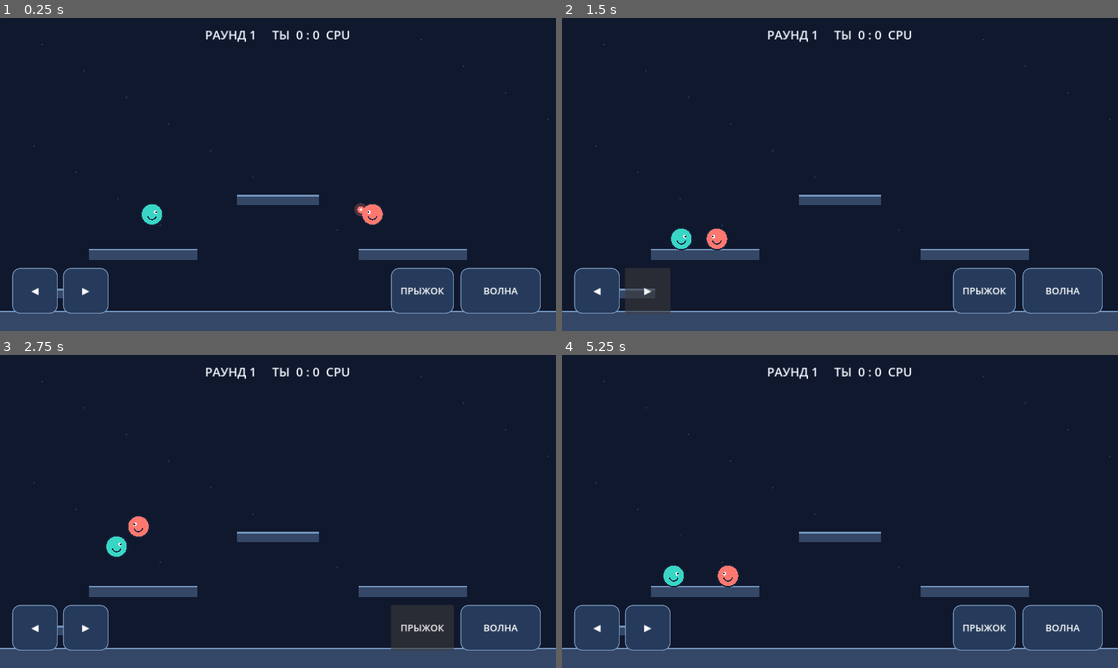
Above: before the commit, frames 1-4 (two rows, left to right).
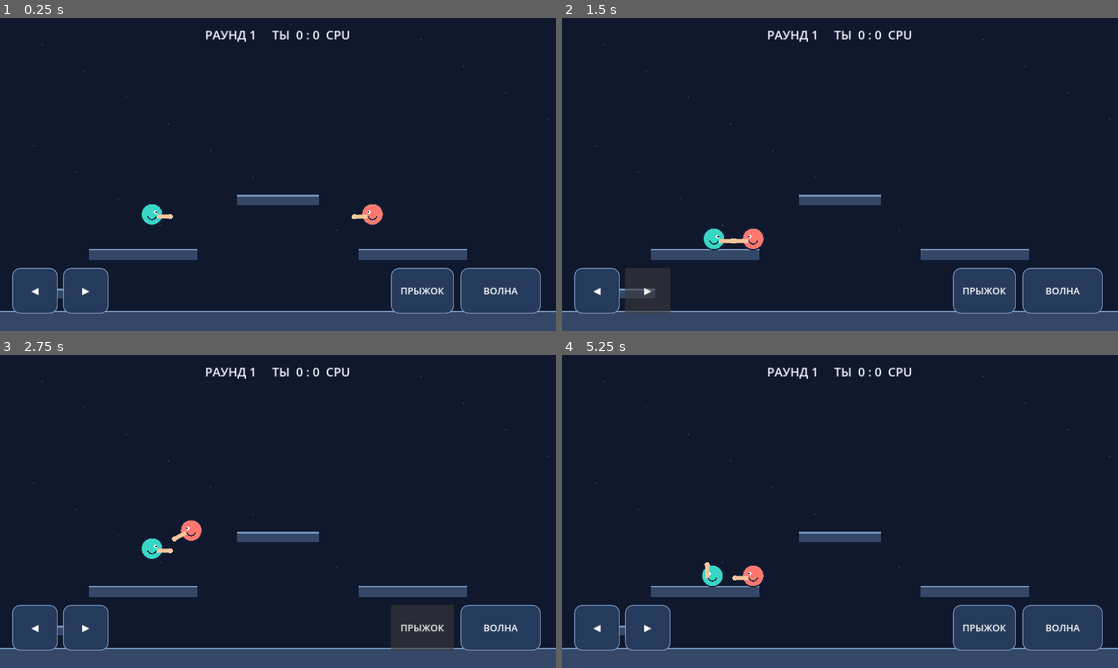
Above: after the commit, the same moments.

Repository: loslam-del/Kiwi-rounds
Game: Godot game, scene res://scenes/main.tscn
The game is run twice, just before and just after one commit, with the same random seed, the same clock (stepped at 60 frames per second) and the same inputs.
Inputs (mouse positions are in pixels of both pictures, inside the frame that each line leads up to):
- Up to frame 1 (0.25 s): no input
- Up to frame 2 (1.5 s): click "◀" at 0.5 s; click "▶" at 1.25 s
- Up to frame 3 (2.75 s): click "ПРЫЖОК" at 2 s
- Up to frame 4 (5.25 s): click "ВОЛНА" at 2.75 s; move the mouse to (962, 495) at 3.52 s; hold D 3.53-4.25 s; hold J 3.53-4.25 s; click (962, 495) at 3.67 s; tap Space at 3.77, 4.07 s; tap L at 3.8 s; drag from (728, 527) to (812, 574) at 4.27 s; move the mouse to (895, 442) at 5.02 s; hold A from 5.03 s (still down); hold I from 5.03 s (still down)

The runs differ from the first frame. In frame 1, 0.1% of the frame differs, in the area x 28-67%, y 59-65%; in frame 2, 0.6%; in frame 3, 0.8%, in the area x 19-37%, y 51-66%; in frame 4, 0.7%.

Commit message:
Add 2D aiming and directional energy pulses

Diff:
--- a/scripts/player.gd
+++ b/scripts/player.gd
@@ -1,7 +1,7 @@
 extends CharacterBody2D
 class_name ArenaPlayer
 
-signal pulse_requested(origin: Vector2, direction: float, force: float, tint: Color)
+signal pulse_requested(origin: Vector2, direction: Vector2, force: float, tint: Color)
 
 @export var is_bot := false
 @export var body_color := Color("#39d6c5")
@@ -13,10 +13,7 @@
 var move_input := 0.0
 var jump_held := false
 var fire_held := false
-var touch_left := false
-var touch_right := false
-var touch_jump := false
-var touch_fire := false
+var aim_input := Vector2.RIGHT
 var target: Node2D
 var move_speed := BASE_SPEED
 var jump_speed := JUMP_SPEED
@@ -25,6 +22,7 @@
 var pulse_interval := 0.78
 var bot_think := 0.0
 var facing := 1.0
+var arm_angle := 0.0
 
 func _ready() -> void:
     collision_layer = 1
@@ -35,17 +33,20 @@
     shape.shape = circle
     add_child(shape)
 
-func set_left(value: bool) -> void:
-    touch_left = value
+func set_move(value: Vector2) -> void:
+    move_input = clampf(value.x, -1.0, 1.0)
 
-func set_right(value: bool) -> void:
-    touch_right = value
+func set_aim(value: Vector2) -> void:
+    if value.length() > 0.16:
+        aim_input = value.normalized()
+        facing = signf(aim_input.x) if absf(aim_input.x) > 0.12 else facing
+        arm_angle = aim_input.angle()
 
 func set_jump(value: bool) -> void:
-    touch_jump = value
+    jump_held = value
 
 func set_fire(value: bool) -> void:
-    touch_fire = value
+    fire_held = value
 
 func _physics_process(delta: float) -> void:
     pulse_cooldown = maxf(0.0, pulse_cooldown - delta)
@@ -53,7 +54,7 @@
         _think_bot(delta)
     else:
         _read_keyboard()
-    if move_input != 0.0:
+    if absf(move_input) > 0.01:
         facing = signf(move_input)
     velocity.x = move_toward(velocity.x, move_input * move_speed, 2400.0 * delta)
     velocity.y += GRAVITY * delta
@@ -62,42 +63,53 @@
     if fire_held and pulse_cooldown <= 0.0:
         _fire_pulse()
     move_and_slide()
+    queue_redraw()
 
 func _read_keyboard() -> void:
     var horizontal := 0.0
-    var touch_axis := 0.0
     if Input.is_key_pressed(KEY_A) or Input.is_key_pressed(KEY_LEFT):
         horizontal -= 1.0
     if Input.is_key_pressed(KEY_D) or Input.is_key_pressed(KEY_RIGHT):
         horizontal += 1.0
-    if touch_right:
-        touch_axis += 1.0
-    if touch_left:
-        touch_axis -= 1.0
-    move_input = clampf(horizontal + touch_axis, -1.0, 1.0)
-    jump_held = Input.is_key_pressed(KEY_W) or Input.is_key_pressed(KEY_UP) or touch_jump
-    fire_held = Input.is_key_pressed(KEY_SPACE) or touch_fire
+    move_input = clampf(horizontal + move_input, -1.0, 1.0)
+    jump_held = jump_held or Input.is_key_pressed(KEY_W) or Input.is_key_pressed(KEY_UP)
+    fire_held = fire_held or Input.is_key_pressed(KEY_SPACE)
+    var aim := Vector2.ZERO
+    if Input.is_key_pressed(KEY_J):
+        aim.x -= 1.0
+    if Input.is_key_pressed(KEY_L):
+        aim.x += 1.0
+    if Input.is_key_pressed(KEY_I):
+        aim.y -= 1.0
+    if Input.is_key_pressed(KEY_K):
+        aim.y += 1.0
+    if aim != Vector2.ZERO:
+        set_aim(aim)
 
-func _think_bot(delta: float) -> void:
+func _think_bot(_delta: float) -> void:
     if not is_instance_valid(target):
         move_input = 0.0
         return
-    var dx := target.global_position.x - global_position.x
-    move_input = signf(dx) if absf(dx) > 100.0 else 0.0
-    if absf(dx) > 0.01:
-        facing = signf(dx)
+    var delta_x := target.global_position.x - global_position.x
+    move_input = signf(delta_x) if absf(delta_x) > 130.0 else 0.0
+    var aim_vector := (target.global_position - global_position).normalized()
+    set_aim(aim_vector)
     jump_held = is_on_floor() and target.global_position.y < global_position.y - 65.0
-    bot_think -= delta
+    bot_think -= get_physics_process_delta_time()
     if bot_think <= 0.0:
-        bot_think = 0.22
-        if absf(dx) < 560.0 and signf(dx) == facing and randf() < 0.62:
+        bot_think = 0.18
+        if aim_vector.length() > 0.0 and randf() < 0.64:
             _fire_pulse()
 
 func _fire_pulse() -> void:
     if pulse_cooldown > 0.0:
         return
     pulse_cooldown = pulse_interval
-    pulse_requested.emit(global_position + Vector2(facing * 34.0, -3.0), facing, pulse_force, body_color)
+    var direction := aim_input.normalized()
+    if direction == Vector2.ZERO:
+        direction = Vector2(facing, 0.0)
+    var muzzle := Vector2(facing * 19.0, -5.0) + direction * 22.0
+    pulse_requested.emit(global_position + muzzle, direction, pulse_force, body_color)
 
 func apply_upgrade(upgrade_id: String) -> void:
     match upgrade_id:
@@ -119,10 +131,7 @@
     move_input = 0.0
     jump_held = false
     fire_held = false
-    touch_left = false
-    touch_right = false
-    touch_jump = false
-    touch_fire = false
+    aim_input = Vector2(facing, 0.0)
     pulse_cooldown = 0.4
 
 func _draw() -> void:
@@ -130,4 +139,9 @@
     draw_circle(Vector2.ZERO, 25.0, Color("#17233b"), false, 3.0)
     draw_circle(Vector2(facing * 8.0, -5.0), 4.0, Color.WHITE)
     draw_circle(Vector2(facing * 9.5, -5.0), 2.0, Color("#17233b"))
+    var arm_dir := aim_input.normalized()
+    if arm_dir == Vector2.ZERO:
+        arm_dir = Vector2(facing, 0.0)
+    draw_line(Vector2(facing * 12.0, 5.0), Vector2(facing * 12.0, 5.0) + arm_dir * 30.0, Color("#f3c79b"), 8.0, true)
+    draw_circle(Vector2(facing * 12.0, 5.0) + arm_dir * 30.0, 6.0, Color("#f3c79b"))
     draw_arc(Vector2(0, 2), 10.0, 0.25, PI - 0.25, 16, Color("#17233b"), 2.5)
